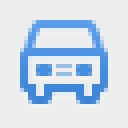
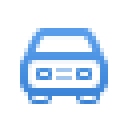
Before/after of a 128 x 128 layered artwork. What changed in the layer stack:
painted on "200% icon-blue@2x.png, icon-blue.png" over bbox(20, 20, 108, 104)
hid "example background" over bbox(0, 0, 128, 128)
